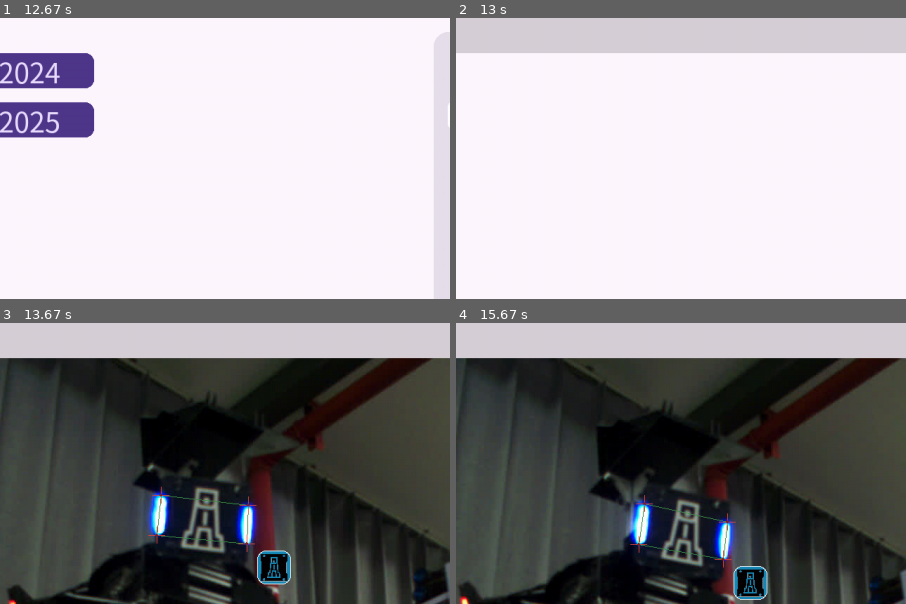
Above: before the commit, frames 1-4 (two rows, left to right).
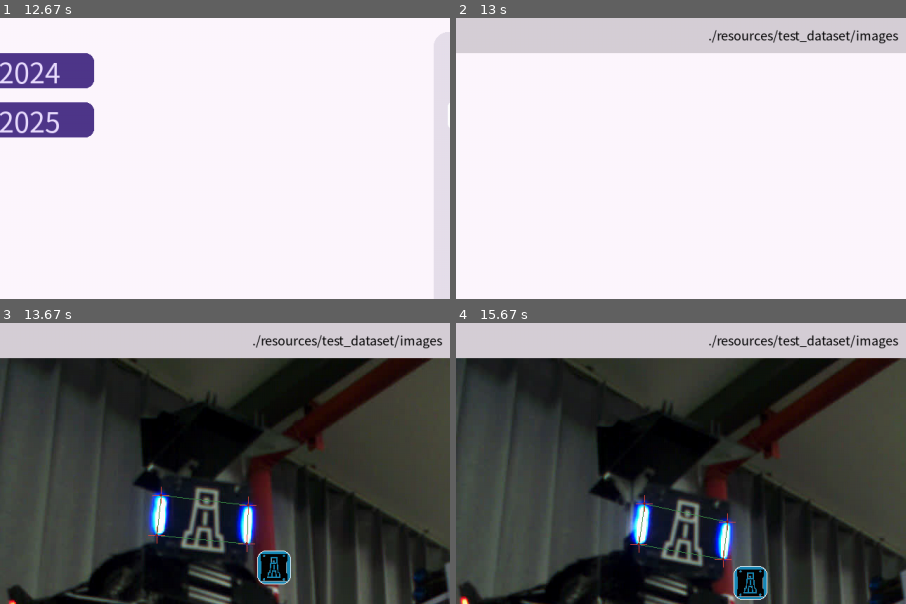
Above: after the commit, the same moments.

Repository: EclidFundgue/PyLabelRoboMaster
Game: pygame game, started from start.py
Same seed, same stepped clock (60 frames per second), same inputs: the game is played once before the commit and once after it.
Inputs (mouse positions are % of the whole screen's width and height, from its top left):
- Up to frame 1 (12.67 s): right-click (46, 54) at 0.38 s; click (82, 47) at 0.72 s; tap Ctrl at 4.73 s; tap B at 8.8 s; press the mouse at (82, 17) at 9.17 s; move the mouse to (63, 36) at 9.27 s; release the mouse at (44, 55) at 9.4 s; press the mouse at (82, 17) at 9.5 s; move the mouse to (64, 33) at 9.6 s; release the mouse at (47, 49) at 9.73 s; press the mouse at (82, 17) at 9.83 s; move the mouse to (84, 37) at 9.93 s; release the mouse at (86, 57) at 10.07 s; press the mouse at (82, 17) at 10.17 s; move the mouse to (61, 17) at 10.27 s; release the mouse at (41, 18) at 10.4 s; press the mouse at (82, 17) at 10.5 s; move the mouse to (73, 29) at 10.6 s; release the mouse at (64, 41) at 10.73 s; press the mouse at (82, 17) at 10.83 s; move the mouse to (75, 29) at 10.93 s; release the mouse at (68, 42) at 11.07 s; press the mouse at (82, 17) at 11.17 s; move the mouse to (82, 43) at 11.27 s; release the mouse at (81, 69) at 11.4 s; press the mouse at (82, 17) at 11.5 s; move the mouse to (83, 37) at 11.6 s; release the mouse at (84, 57) at 11.73 s; press the mouse at (82, 17) at 11.83 s; move the mouse to (74, 45) at 11.93 s; release the mouse at (65, 72) at 12.07 s; press the mouse at (82, 17) at 12.17 s; move the mouse to (69, 38) at 12.27 s; release the mouse at (55, 59) at 12.4 s; press the mouse at (82, 17) at 12.5 s; move the mouse to (50, 43) at 12.6 s
- Up to frame 2 (13 s): release the mouse at (18, 69) at 12.73 s; press the mouse at (16, 9) at 12.83 s; move the mouse to (30, 44) at 12.93 s
- Up to frame 3 (13.67 s): release the mouse at (45, 80) at 13.07 s; tap E at 13.13, 13.47 s
- Up to frame 4 (15.67 s): hold A 13.8-14.33 s; tap 1 at 14.37 s; click (75, 77) at 14.75 s; click (66, 84) at 15.08 s; hold A from 15.37 s (still down); tap E at 15.52 s
The pictures show only the part of the screen within x 17-67%, y 0-50%; the shares and areas given below are measured in that part.

Frame 1 is identical in both runs. In frame 2, 0.8% of the frame differs, in the area x 56-99%, y 4-10%; in frame 3, 0.8%; in frame 4, 0.8%.

Commit message:
Show image folder in navigator.

Diff:
--- a/src/components/navigator.py
+++ b/src/components/navigator.py
@@ -7,6 +7,7 @@
     '''
     Navigator(
         w, h, x, y,
+        images_folder,
         on_back,
         on_undo,
         on_redo,
@@ -14,10 +15,12 @@
     )
 
     Methods:
+    * setFolder(folder) -> None
     * resetState() -> None
     '''
     def __init__(self,
         w: int, h: int, x: int, y: int,
+        images_folder: str,
         on_back: Callable[[], None] = None,
         on_undo: Callable[[], None] = None,
         on_redo: Callable[[], None] = None,
@@ -28,6 +31,13 @@
         button_size = int(h * 0.9)
         button_y = (h - button_size) // 2
 
+        self.images_folder_label = ui.components.Label(
+            w=w-(3*button_size+80)-int(h*1.5),
+            h=h,
+            x=3*button_size+80,
+            y=0,
+            text=images_folder
+        )
         button_undo = ui.components.IconButton(
             w=button_size,
             h=button_size,
@@ -69,12 +79,16 @@
         self.alignVerticalCenter(button_undo)
         self.alignVerticalCenter(button_redo)
 
+        self.addChild(self.images_folder_label)
         self.addChild(button_back)
         self.addChild(button_undo)
         self.addChild(button_redo)
         self.addChild(button_open)
 
         self.button_back = button_back
+
+    def setFolder(self, folder: str) -> None:
+        self.images_folder_label.setText(folder)
 
     def resetState(self) -> None:
         '''This is called when page change.'''
--- a/src/tasks/armor24/page.py
+++ b/src/tasks/armor24/page.py
@@ -60,6 +60,7 @@
             h=navigator_h,
             x=0,
             y=0,
+            images_folder=self.images_folder,
             on_back=lambda: self.setPage(page_incides['main_menu'],True),
             on_undo=self.label_controller.undo,
             on_redo=self.label_controller.redo,
@@ -270,6 +271,7 @@
         self.labels_folder = _labels
         self.deserted_folder = _deserted
 
+        self.navigator.setFolder(self.images_folder)
         self._reloadSelectionBox()
         self.redraw()
 
@@ -287,6 +289,7 @@
         self.labels_folder: str = labels_folder
         self.deserted_folder: str = os.path.join(images_folder, 'deserted')
 
+        self.navigator.setFolder(self.images_folder)
         self._reloadSelectionBox(image_index)
         self.redraw()
 
